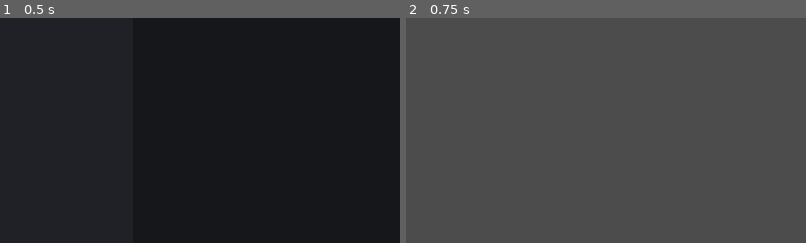
Above: before the commit, frames 1-2 (left to right).
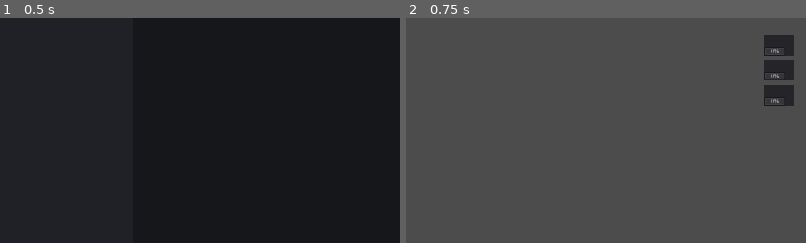
Above: after the commit, the same moments.

Repository: Noskire/Orbit
Game: Godot game, scene res://Src/Screen/MainScreen.tscn
The game is run twice, just before and just after one commit, with the same random seed, the same clock (stepped at 60 frames per second) and the same inputs. The engine's default icon, where the game draws it, is replaced by a stand-in: a white triangle on a blue panel in a dark square.
Inputs:
- Up to frame 1 (0.5 s): no input
- Up to frame 2 (0.75 s): click "New Game" at 0.5 s
The pictures show only the part of the screen within x 50-100%, y 0-50%; the shares and areas given below are measured in that part.

Frame 1 is identical in both runs. In frame 2, 1.7% of the frame differs, in the area x 89-97%, y 7-40%.

Commit message:
Code Second Part
Almost all of core mechanics done. Just missing some adjustments and the "tower health".

Diff:
--- a/Src/Actor/Mage.gd
+++ b/Src/Actor/Mage.gd
@@ -2,21 +2,30 @@
 
 onready var spawn: Position2D = get_node("SpawnPoint")
 onready var anim: AnimationPlayer = get_node("AnimationPlayer")
-onready var projectile_path = preload("res://Src/Actor/Orb.tscn")
+onready var orb_path = preload("res://Src/Actor/Orb.tscn")
 
 # Player Stats
 var direction = Vector2.RIGHT
 var currentTime
 
 var num_bullets = 1
-var speed = 400
+var type = -1
+var speed = 200
 var rot_speed = PI
+var buff = 0
 
 func _ready():
 	currentTime = 0
 
 func _physics_process(delta: float) -> void:
 	currentTime += delta
+	if buff < 0:
+		buff = 0
+		speed = 200
+		rot_speed = PI
+	else:
+		buff -= delta
+
 	var enemies = get_tree().get_nodes_in_group("Enemies")
 	if not enemies.empty():
 		#direction = (enemies[0].get_global_position() - get_global_position()).normalized()
@@ -32,30 +41,56 @@
 			anim.play("Rest")
 			shoot()
 
+func update_staff(gem_id: int):
+	if gem_id == -1:
+		num_bullets = 1
+		type = -1
+	else:
+		var diff_sizes = 4
+		var gtype = int(gem_id / diff_sizes)
+		var size = gem_id % diff_sizes
+		num_bullets = 2 + size
+		type = gtype
+
+func update_tower(gem_id: int):
+	var diff_sizes = 4
+	var gtype = int(gem_id / diff_sizes)
+	var size = gem_id % diff_sizes
+	if gtype == 0:
+		var enemies = get_tree().get_nodes_in_group("Enemies")
+		for e in enemies:
+			e.get_on_fire(5 + size * 5)
+	elif gtype == 1:
+		var enemies = get_tree().get_nodes_in_group("Enemies")
+		for e in enemies:
+			e.get_wet(5 + size * 5)
+	elif gtype == 2:
+		var enemies = get_tree().get_nodes_in_group("Enemies")
+		for e in enemies:
+			e.get_slowed(5 + size * 5)
+	elif gtype == 3:
+		speed = 200 + (size + 1) * 200
+		rot_speed = PI + (size + 1) * PI / 2
+		buff = 5 + size * 5
+
 func shoot() -> void:
 	var vel_b = (spawn.global_position - global_position).normalized()
 	for i in num_bullets: #(0 ~ num_bullets - 1)
+		var orb = orb_path.instance()
+		get_parent().add_child(orb)
+		orb.position = spawn.global_position
+		orb.speed = speed
+		orb.type = type
 		if i == 0:
-			var projectile = projectile_path.instance()
-			get_parent().add_child(projectile)
-			projectile.position = spawn.global_position
-			projectile.speed = speed
-			projectile.velocity = vel_b
+			orb.velocity = vel_b
 		elif i % 2 == 1:
-			var projectile = projectile_path.instance()
-			get_parent().add_child(projectile)
-			projectile.position = spawn.global_position
-			projectile.speed = speed
-			projectile.velocity = vel_b.rotated(deg2rad(5 * int(i / 2 + 1)))
+			orb.velocity = vel_b.rotated(deg2rad(10 * int(i / 2 + 1)))
 		else:
-			var projectile = projectile_path.instance()
-			get_parent().add_child(projectile)
-			projectile.position = spawn.global_position
-			projectile.speed = speed
-			projectile.velocity = vel_b.rotated(deg2rad(-5 * int(i / 2)))
+			orb.velocity = vel_b.rotated(deg2rad(-10 * int(i / 2)))
 
 func take_damage(value) -> void:
-	print("Ouch x", value, "!")
+	#print("Ouch x", value, "!")
+	pass
 
 func _on_animation_finished(anim_name):
 	if anim_name == "Rest":
--- a/Src/Actor/Orb.gd
+++ b/Src/Actor/Orb.gd
@@ -1,8 +1,9 @@
 extends KinematicBody2D
 
+var span_time = 5
 var velocity
 var speed
-var span_time = 5
+var type
 
 func _physics_process(delta):
 	span_time -= delta
@@ -11,5 +12,5 @@
 	var _err = move_and_collide(velocity * delta * speed)
 
 func _on_body_entered(body):
-	body.take_damage()
+	body.take_damage(type)
 	queue_free()
--- a/Src/Enemy/Enemy.gd
+++ b/Src/Enemy/Enemy.gd
@@ -14,6 +14,12 @@
 var exp_points
 var damage
 
+var on_fire = false
+var wet = false
+var slowed = false
+var debuff = 0
+var debuff_slow = 0
+
 var enemy_pos = Vector2()
 var target_pos = Vector2()
 var direction = Vector2()
@@ -21,7 +27,20 @@
 func _ready():
 	add_to_group("Enemies")
 
-func _physics_process(_delta: float) -> void:
+func _physics_process(delta: float) -> void:
+	if debuff < 0:
+		debuff = 0
+		on_fire = false
+		wet = false
+	else:
+		debuff -= delta
+
+	if debuff_slow < 0:
+		debuff_slow = 0
+		slowed = false
+	else:
+		debuff_slow -= delta
+
 	enemy_pos = get_global_position()
 	if is_instance_valid(player):
 		target_pos = player.position - enemy_pos
@@ -29,16 +48,56 @@
 	if abs(target_pos.x) > 150 or abs(target_pos.y) > 150:
 		# Move towards player or tower?
 		direction = target_pos.normalized()
-		direction = move_and_slide(direction * speed)
+		if slowed:
+			direction = move_and_slide(direction * speed / 2)
+		else:
+			direction = move_and_slide(direction * speed)
 	elif anim.current_animation == "Idle":
 		if is_instance_valid(player):
 			player.take_damage(damage)
 			anim.play("Rest")
 
-func take_damage() -> void:
-	hitpoints -= 1
+func take_damage(dam_type: int) -> void:
+	if type == dam_type:
+		hitpoints -= 1
+	elif opposite_type(dam_type):
+		hitpoints -= 3
+	else:
+		hitpoints -= 2
+
+	if on_fire and dam_type == 1: #water
+		hitpoints -= 1
+	if wet and dam_type == 2: #earth
+		hitpoints -= 1
+
 	if hitpoints <= 0:
 		die()
+
+func opposite_type(dam_type) -> bool:
+	#enum types {Fire, Water, Earth, Air}
+	if (type == 0 and dam_type == 1) or (type == 1 and dam_type == 2) or (type == 2 and dam_type == 3) or (type == 3 and dam_type == 0):
+		return true
+	return false
+
+func get_on_fire(time: int):
+	if wet:
+		wet = false
+		debuff = 0
+	else:
+		on_fire = true
+		debuff = time
+
+func get_wet(time: int):
+	if on_fire:
+		on_fire = false
+		debuff = 0
+	else:
+		wet = true
+		debuff = time
+
+func get_slowed(time: int):
+	slowed = true
+	debuff_slow = time
 
 func die() -> void:
 	var exp_point = exp_path.instance()
--- a/Src/Enemy/Enemy.tscn
+++ b/Src/Enemy/Enemy.tscn
@@ -24,6 +24,7 @@
 texture = ExtResource( 2 )
 
 [node name="CollisionShape2D" type="CollisionShape2D" parent="."]
+modulate = Color( 0.890196, 0.207843, 0.207843, 1 )
 shape = SubResource( 1 )
 
 [node name="SpawnPoint" type="Position2D" parent="."]
--- a/Src/Enemy/Projectile.gd
+++ b/Src/Enemy/Projectile.gd
@@ -1,9 +1,9 @@
 extends KinematicBody2D
 
-var velocity
-var speed = 300
 var span_time = 5
-var type
+var velocity: Vector2
+var speed: int
+var type: int
 
 func _physics_process(delta):
 	span_time -= delta
--- a/Src/Level/Gems.gd
+++ b/Src/Level/Gems.gd
@@ -1,5 +1,7 @@
 extends CanvasLayer
 
+onready var level = get_parent()
+onready var player = get_parent().get_node("Mage")
 # types {Fire, Water, Earth, Air}
 # sizes {Small, Medium, Large}
 onready var gems_paths = [
@@ -10,11 +12,19 @@
 	]
 onready var gems: ItemList = get_node("Gems")
 onready var choosedGem: TextureRect = get_node("ChoosedGem")
+onready var slot1: TextureRect = get_node("Slots/Slot1/Gem")
+onready var slot2: TextureRect = get_node("Slots/Slot2/Gem")
+onready var slot3: TextureRect = get_node("Slots/Slot3/Gem")
+var gem_id
+var slot1Gem_id
+var slot2Gem_id
+var slot3Gem_id
 
 enum types {Fire, Water, Earth, Air}
 var orbs_collected = []
 var diff_types = 4
 var diff_sizes = 4
+var mouse_over = false
 
 func _ready():
 	for x in diff_types:
@@ -22,6 +32,24 @@
 		for y in range(diff_sizes):
 			orbs_collected[x].append(0)
 			gems.add_item(str(orbs_collected[x][y]), gems_paths[x * diff_sizes + y])
+
+func _physics_process(_delta: float) -> void:
+	var val = slot1.get_node("Bar").value
+	if val > 0:
+		slot1.get_node("Bar").set_value(val - 0.1)
+	else:
+		if slot1.texture != null:
+			slot1.texture = null
+			slot1.get_node("Bar").set_value(0)
+			player.update_staff(-1)
+	val = slot2.get_node("Bar").value
+	if val > 0:
+		slot2.get_node("Bar").set_value(val - 1)
+	else:
+		if slot2.texture != null:
+			slot2.texture = null
+			slot2.get_node("Bar").set_value(0)
+			player.update_tower(-1)
 
 func get_orb(value, type) -> void:
 	orbs_collected[type][0] += value
@@ -41,13 +69,51 @@
 				orbs_collected[type][3] += 1
 				gems.set_item_text((type * diff_sizes + 2), str(orbs_collected[type][2]))
 				gems.set_item_text((type * diff_sizes + 3), str(orbs_collected[type][3]))
-	print(orbs_collected)
 
 func _input(event):
 	if event is InputEventMouseButton:
 		if event.button_index == BUTTON_LEFT and event.pressed:
 			var mouse_position = get_viewport().get_mouse_position()
+			var slot = slot_clicked(mouse_position)
+			if slot == 0:
+				choosedGem.texture = null
+			else:
+				if choosedGem.texture != null:
+					if slot == 1:
+						slot1.texture = gems_paths[gem_id]
+						slot1Gem_id = gem_id
+						slot1.get_node("Bar").set_value(100)
+						player.update_staff(gem_id)
+					elif slot == 2:
+						slot2.texture = gems_paths[gem_id]
+						slot2Gem_id = gem_id
+						slot2.get_node("Bar").set_value(100)
+						player.update_tower(gem_id)
+					elif slot == 3:
+						slot3.texture = gems_paths[gem_id]
+						slot3Gem_id = gem_id
+						slot3.get_node("Bar").set_value(100)
+						level.update_strength(gem_id)
+					orbs_collected[int(gem_id / diff_sizes)][(gem_id % diff_sizes)] -= 1
+					gems.set_item_text(gem_id, str(orbs_collected[int(gem_id / diff_sizes)][(gem_id % diff_sizes)]))
+					choosedGem.texture = null
 	choosedGem.set_position(get_viewport().get_mouse_position())
 
+func slot_clicked(pos: Vector2) -> int:
+	var x_area = Vector2(1830, 1880)
+	var y_area1 = Vector2(40, 90)
+	var y_area2 = Vector2(100, 150)
+	var y_area3 = Vector2(160, 210)
+	if x_area.x <= pos.x and pos.x <= x_area.y:
+		if y_area1.x <= pos.y and pos.y <= y_area1.y:
+			return 1
+		elif y_area2.x <= pos.y and pos.y <= y_area2.y:
+			return 2
+		if y_area3.x <= pos.y and pos.y <= y_area3.y:
+			return 3
+	return 0
+
 func _on_Gems_selected(index):
-	choosedGem.texture = gems_paths[index]
+	if orbs_collected[int(index / diff_sizes)][(index % diff_sizes)] != 0:
+		choosedGem.texture = gems_paths[index]
+		gem_id = index
--- a/Src/Level/LevelTemplate.gd
+++ b/Src/Level/LevelTemplate.gd
@@ -2,32 +2,57 @@
 
 onready var enemy_path = preload("res://Src/Enemy/Enemy.tscn")
 onready var timer: Timer = get_node("Respawn")
+onready var slot3 = get_node("Gems/Slots/Slot3/Gem")
 
 var rand: Vector2
+var addStrength
+var addType
 
 func _ready():
+	randomize()
 	timer.start()
 
+func update_strength(gem_id: int):
+	var diff_sizes = 4
+	var gtype = int(gem_id / diff_sizes)
+	var size = gem_id % diff_sizes
+	addStrength = size + 1
+	addType = gtype
+
 func _on_Respawn_timeout():
-	# Randomize a pointer, multiplier by radius (=540) and
-	# centralize with the screen (1920x1080)
-	var enemy = enemy_path.instance()
-	add_child(enemy)
-	var enemyStrength = int(rand_range(1, 8))
-	enemy.type = int(rand_range(0, 4))
-	if enemy.type == 4:
-		enemy.type = 3
-	enemy.speed = Vector2(800.0 / enemyStrength, 800.0 / enemyStrength)
-	enemy.hitpoints = enemyStrength
-	enemy.exp_points = enemyStrength
-	enemy.damage = enemyStrength
+	var val = slot3.get_node("Bar").value
+	for _i in 5:
+		# Randomize a pointer, multiplier by radius (=540) and
+		# centralize with the screen (1920x1080)
+		var enemy = enemy_path.instance()
+		add_child(enemy)
+		var enemyStrength = int(rand_range(1, 8))
+		if val > 0:
+			enemyStrength += addStrength
+			val -= 10
+			if val < 0:
+				val = 0
+			# Same Type or Opposite Type?
+			enemy.type = addType
+		else:
+			enemy.type = int(rand_range(0, 4))
+			if enemy.type == 4:
+				enemy.type = 3
+		enemy.speed = Vector2(200.0 / enemyStrength, 200.0 / enemyStrength)
+		enemy.hitpoints = enemyStrength * 2
+		enemy.exp_points = enemyStrength
+		enemy.damage = enemyStrength
 
-	rand.x = rand_range(-1, 1)
-	rand.y = rand_range(-1, 1)
-	rand = rand.normalized()
+		rand.x = rand_range(-1, 1)
+		rand.y = rand_range(-1, 1)
+		rand = rand.normalized()
 
-	rand.x = 960 + rand.x * 540
-	rand.y = 540 + rand.y * 540
-	enemy.position = rand
-
+		rand.x = 960 + rand.x * 540
+		rand.y = 540 + rand.y * 540
+		enemy.position = rand
+	if val > 0:
+		slot3.get_node("Bar").set_value(val)
+	elif slot3.texture != null:
+		slot3.texture = null
+		slot3.get_node("Bar").set_value(0)
 	timer.start()
--- a/Src/Level/LevelTemplate.tscn
+++ b/Src/Level/LevelTemplate.tscn
@@ -66,7 +66,7 @@
 position = Vector2( 960, 540 )
 
 [node name="Respawn" type="Timer" parent="."]
-wait_time = 3.0
+wait_time = 5.0
 one_shot = true
 
 [node name="Gems" type="CanvasLayer" parent="."]
@@ -79,6 +79,7 @@
 margin_bottom = 280.0
 custom_constants/vseparation = 10
 custom_constants/hseparation = 10
+allow_reselect = true
 auto_height = true
 max_columns = 4
 fixed_column_width = 80
@@ -100,5 +101,75 @@
 "_edit_use_anchors_": false
 }
 
+[node name="Slots" type="VBoxContainer" parent="Gems"]
+anchor_left = 1.0
+anchor_right = 1.0
+margin_left = -100.0
+margin_top = 30.0
+margin_right = -30.0
+margin_bottom = 220.0
+custom_constants/separation = 10
+alignment = 1
+__meta__ = {
+"_edit_use_anchors_": false
+}
+
+[node name="Slot1" type="Panel" parent="Gems/Slots"]
+margin_top = 10.0
+margin_right = 70.0
+margin_bottom = 60.0
+rect_min_size = Vector2( 50, 50 )
+
+[node name="Gem" type="TextureRect" parent="Gems/Slots/Slot1"]
+margin_right = 50.0
+margin_bottom = 50.0
+rect_min_size = Vector2( 50, 50 )
+__meta__ = {
+"_edit_use_anchors_": false
+}
+
+[node name="Bar" type="ProgressBar" parent="Gems/Slots/Slot1/Gem"]
+margin_top = 30.0
+margin_right = 50.0
+margin_bottom = 50.0
+rect_min_size = Vector2( 50, 0 )
+
+[node name="Slot2" type="Panel" parent="Gems/Slots"]
+margin_top = 70.0
+margin_right = 70.0
+margin_bottom = 120.0
+rect_min_size = Vector2( 50, 50 )
+
+[node name="Gem" type="TextureRect" parent="Gems/Slots/Slot2"]
+margin_right = 40.0
+margin_bottom = 40.0
+rect_min_size = Vector2( 50, 50 )
+__meta__ = {
+"_edit_use_anchors_": false
+}
+
+[node name="Bar" type="ProgressBar" parent="Gems/Slots/Slot2/Gem"]
+margin_top = 30.0
+margin_right = 50.0
+margin_bottom = 50.0
+
+[node name="Slot3" type="Panel" parent="Gems/Slots"]
+margin_top = 130.0
+margin_right = 70.0
+margin_bottom = 180.0
+rect_min_size = Vector2( 50, 50 )
+
+[node name="Gem" type="TextureRect" parent="Gems/Slots/Slot3"]
+margin_right = 50.0
+margin_bottom = 50.0
+__meta__ = {
+"_edit_use_anchors_": false
+}
+
+[node name="Bar" type="ProgressBar" parent="Gems/Slots/Slot3/Gem"]
+margin_top = 30.0
+margin_right = 50.0
+margin_bottom = 50.0
+
 [connection signal="timeout" from="Respawn" to="." method="_on_Respawn_timeout"]
 [connection signal="item_selected" from="Gems/Gems" to="Gems" method="_on_Gems_selected"]
